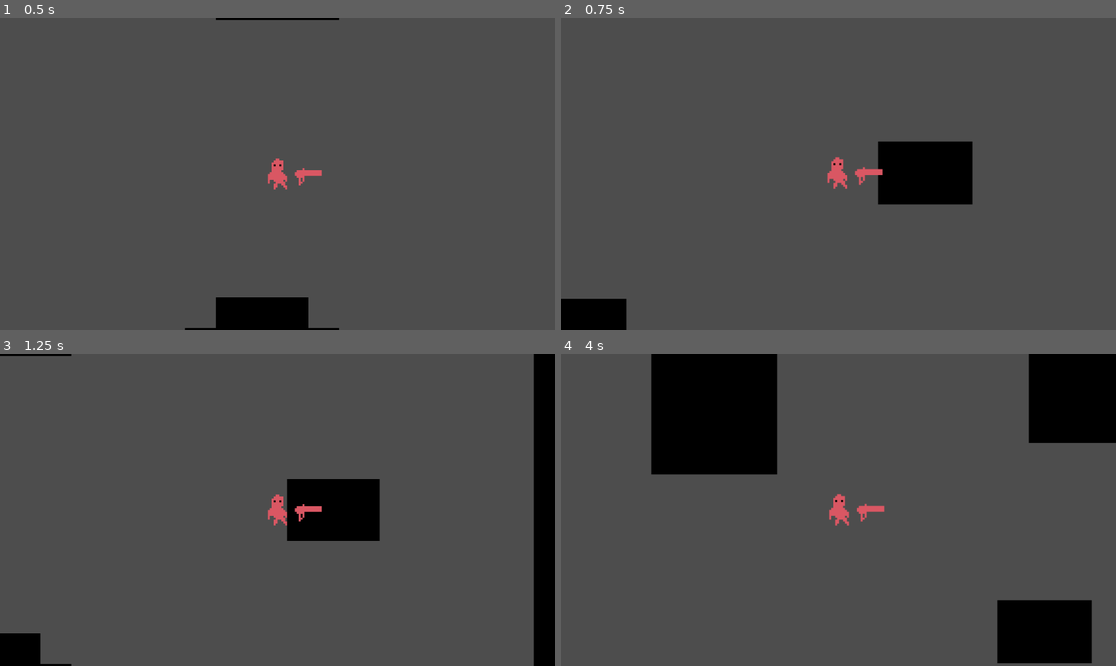
Above: before the commit, frames 1-4 (two rows, left to right).
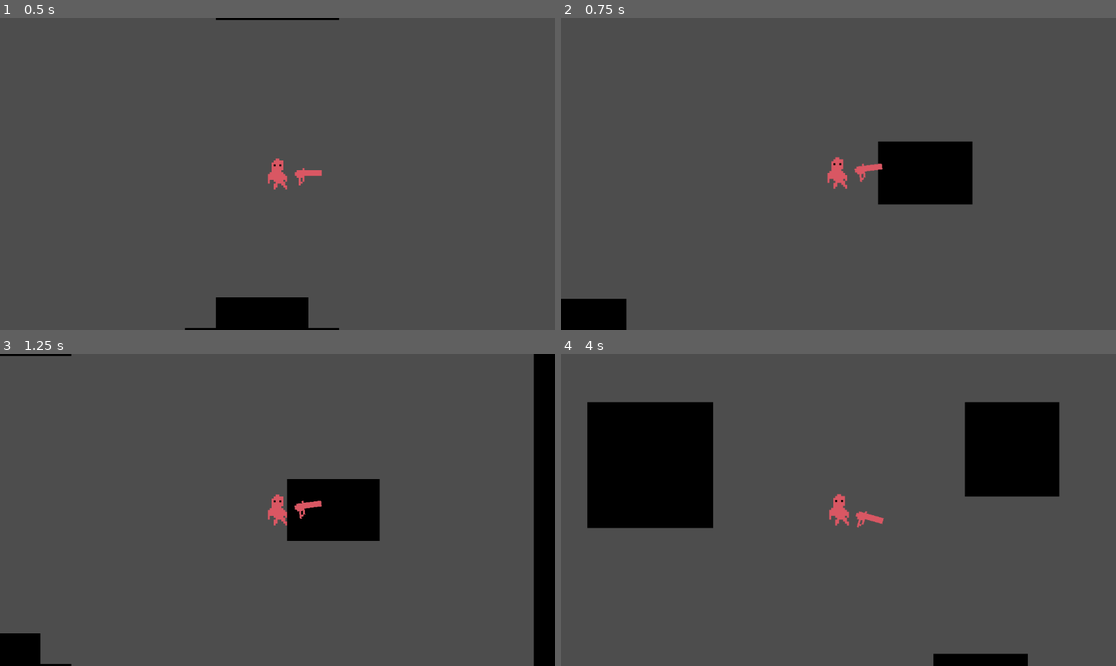
Above: after the commit, the same moments.

Repository: ExistantHumanX3/DeepFeats
Game: Godot game, scene res://scenes/game.tscn
Two runs of this game, one before a commit and one after it. Both use one fixed random seed, a clock stepped at 60 frames per second and the inputs below.
Inputs (mouse positions are in pixels of both pictures, inside the frame that each line leads up to):
- Up to frame 1 (0.5 s): no input
- Up to frame 2 (0.75 s): tap Enter at 0.5 s; move the mouse to (960, 158) at 0.52 s; hold D (move_right) from 0.53 s (still down); tap Shift (dash) at 0.6 s
- Up to frame 3 (1.25 s): keep holding D (move_right)
- Up to frame 4 (4 s): move the mouse to (727, 525) at 1.27 s; release D (move_right) at 1.28 s; hold S (move_down) 1.28-2.03 s; click (727, 525) at 1.35 s; move the mouse to (894, 441) at 2.02 s; hold D (move_right) 2.03-2.78 s; tap Shift (dash) at 2.1, 3.6 s; move the mouse to (810, 572) at 2.77 s; hold W (move_up) 2.78-3.53 s; click (810, 572) at 2.85 s; move the mouse to (1005, 556) at 3.52 s; hold A (move_left) from 3.53 s (still down)

Frame 1 is identical in both runs. In frame 2, 0.2% of the frame differs, in the area x 52-58%, y 46-54%; in frame 3, 0.2%; in frame 4, 25%, in the area x 4-100%, y 0-100%.

Commit message:
tiny change

Diff:
--- a/bvn-game-jam/scenes/game_controller.gd
+++ b/bvn-game-jam/scenes/game_controller.gd
@@ -1,3 +1,3 @@
 extends Node2D
 
-const useMouse = false
+const useMouse = true
